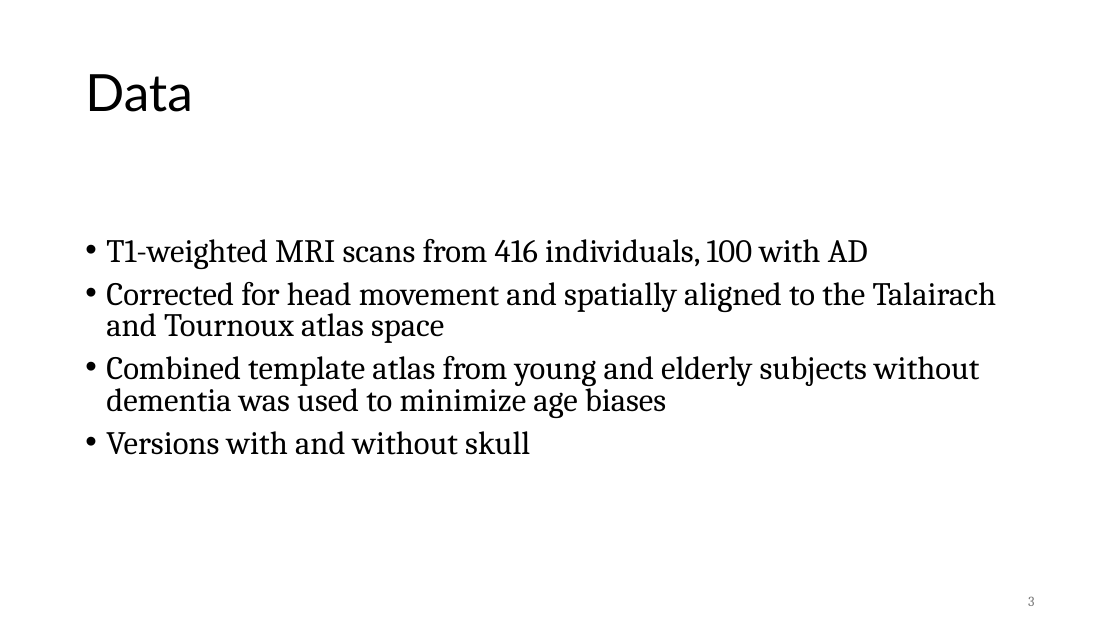
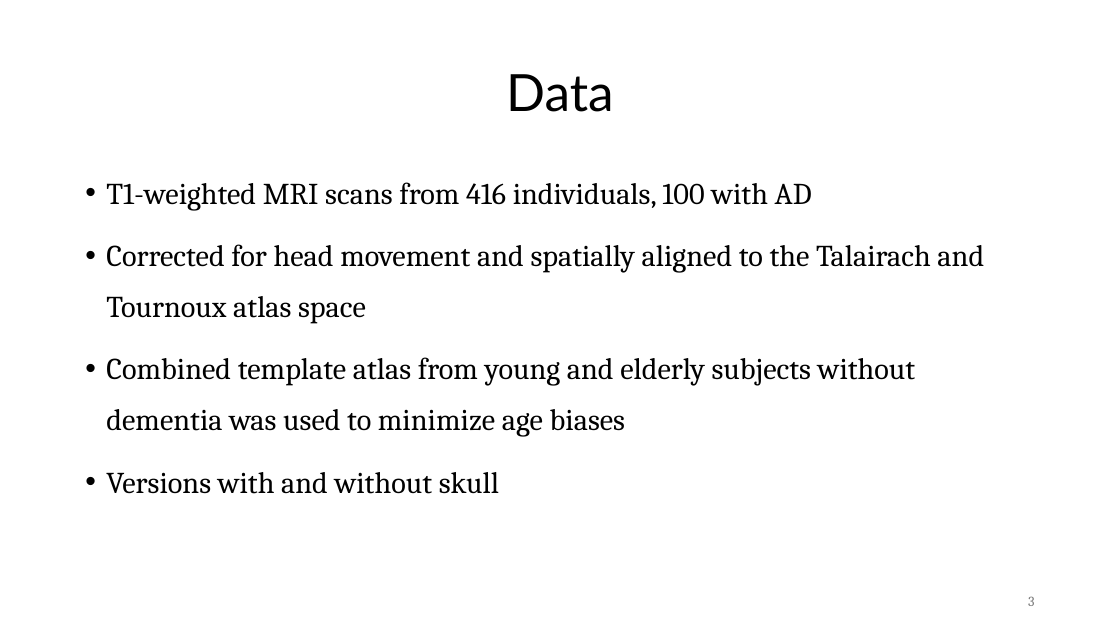
Before and after one commit to HenriSmidt/Alzheimer_Detection, a slide deck: slide 3 of Presentation.pptx. Drawn at 1120x630 pixels with LibreOffice and Linux fonts; fonts in the diff are those of the drawing. Boxes give left, top, right and bottom in pixels: in the first picture for what was removed or moved away, otherwise in the second. Text is boxed around its words. In the diff, an @@ line names an element or a change of style, - is before the commit and + after.

```diff
--- a/Presentation.pptx
+++ b/Presentation.pptx
@@ title "Data" at (506,74,613,112): alignment left to centre @@
@@ text "T1-weighted MRI scans from 416 ...": place and size @@
-text "T1-weighted MRI scans from 416 ..." at (106,239,997,455)
+text "T1-weighted MRI scans from 416 ..." at (106,182,984,494)
@@ text "T1-weighted MRI scans from 416 ..." at (106,182,984,494): size 28 to 25.9 pt; line spacing 0.8 to 1.4 @@
```
Also in this commit, not shown: 1 other slide changed, 2 slides added.
